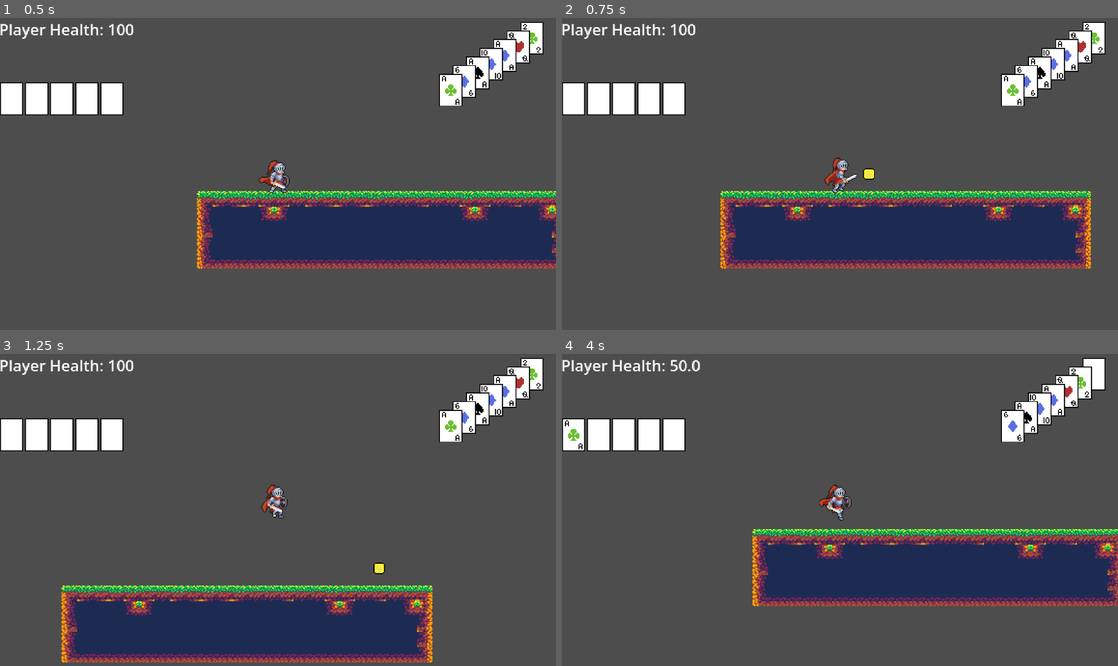
Above: before the commit, frames 1-4 (two rows, left to right).
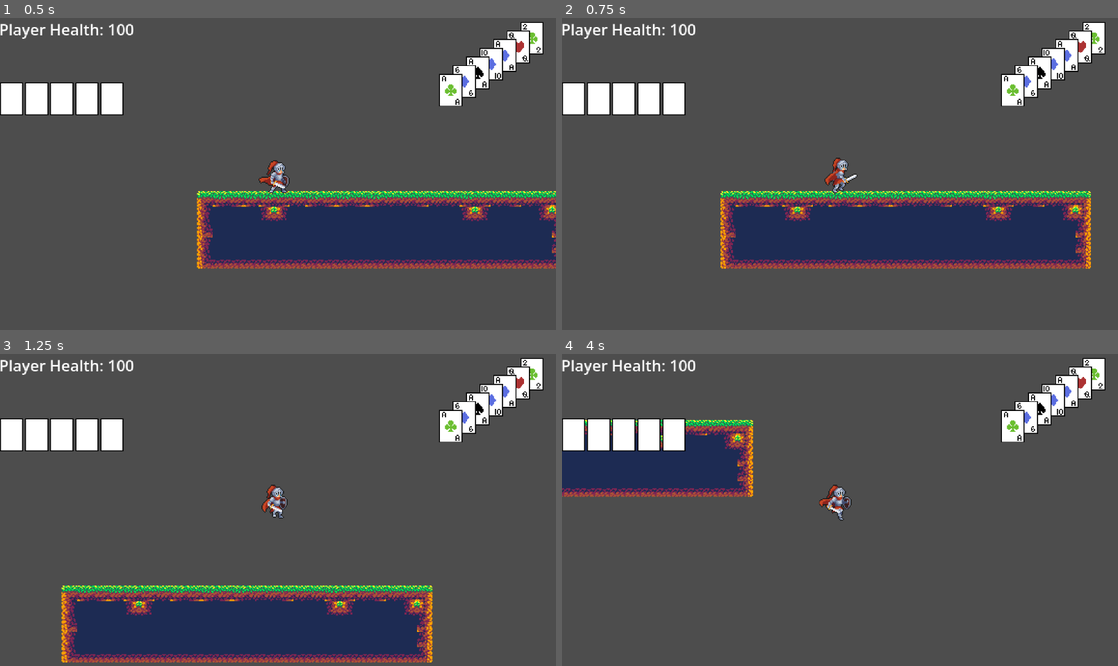
Above: after the commit, the same moments.

Repository: kli007/Bluff-All-In
Game: Godot game, scene res://main.tscn
The game is run twice, just before and just after one commit, with the same random seed, the same clock (stepped at 60 frames per second) and the same inputs.
Inputs (mouse positions are in pixels of both pictures, inside the frame that each line leads up to):
- Up to frame 1 (0.5 s): no input
- Up to frame 2 (0.75 s): tap Enter (Showdown) at 0.5 s; move the mouse to (962, 158) at 0.52 s; hold D (Move_Right) from 0.53 s (still down); hold . (Trick) from 0.53 s (still down)
- Up to frame 3 (1.25 s): keep holding D (Move_Right); keep holding . (Trick); tap Space (Move_Jump) at 0.77 s
- Up to frame 4 (4 s): move the mouse to (728, 525) at 1.27 s; release . (Trick) at 1.28 s; tap , (Attack) at 1.35 s; tap Space (Move_Jump) at 1.52, 3.02, 3.77 s; tap . (Trick) at 1.55, 3.05, 3.8 s; move the mouse to (895, 441) at 2.02 s; release D (Move_Right) at 2.03 s; hold A (Move_Left) 2.03-2.78 s; hold . (Trick) 2.03-2.78 s; tap Shift (Burn) at 2.1 s; move the mouse to (812, 572) at 2.77 s; hold D (Move_Right) from 2.78 s (still down); tap Delete (Delete) at 2.85 s; move the mouse to (1006, 556) at 3.52 s; press the mouse at (1006, 556) at 3.53 s

Frame 1 is identical in both runs. In frame 2, less than 0.1% of the frame differs, in the area x 54-57%, y 48-52%; in frame 3, less than 0.1%; in frame 4, 23%, in the area x 0-100%, y 1-81%.
Error after the commit: Attempt to call function 'changeHealth' in base 'null instance' on a null instance. (res://Area/killzone.gd:5)

Commit message:
created basic reload mechanic

Diff:
--- a/Player/Player.tscn
+++ b/Player/Player.tscn
@@ -116,9 +116,14 @@
 [node name="Player" type="CharacterBody2D" unique_id=789404969]
 script = ExtResource("1_kpjcp")
 
-[node name="Health" type="Node" parent="." unique_id=819642966]
+[node name="HealthManager" type="Node" parent="." unique_id=819642966]
 script = ExtResource("2_ddoul")
 health = null
+
+[node name="DeckManager" type="Node" parent="." unique_id=1570210766]
+script = ExtResource("3_kne1u")
+
+[node name="ProjectileManager" type="Node" parent="." unique_id=1281690732]
 
 [node name="Sprite2D" type="Sprite2D" parent="." unique_id=2086113604]
 texture = ExtResource("2_kpjcp")
@@ -132,9 +137,6 @@
 [node name="AnimationPlayer" type="AnimationPlayer" parent="." unique_id=1926398530]
 libraries/ = SubResource("AnimationLibrary_e80uo")
 
-[node name="DeckManager" type="Node" parent="." unique_id=1570210766]
-script = ExtResource("3_kne1u")
-
 [node name="AttackTimer" type="Timer" parent="." unique_id=2107694017]
 
 [node name="DashTimer" type="Timer" parent="." unique_id=25833316]
--- a/Player/player.gd
+++ b/Player/player.gd
@@ -6,7 +6,7 @@
 
 @onready var animNode: Node = $AnimationPlayer
 @onready var deckNode: Node = $DeckManager
-@onready var health: Node = $Health
+@onready var health: Node = $HealthManager
 @onready var burnTime: Node = $BurnTimer
 
 @onready var pendNodes: Array = get_node('/root/Main/HUD/PendCardsControl/PendCards').get_children()
@@ -30,7 +30,9 @@
 
 var currentTrick = {'rank': 'Increase', 'suit': ''}
 
-var projectileCount: int = 0
+var projectileCount: int = 0 # can be changed later
+var currentProjTime: float = 0.0
+var justReloaded: bool = false
 
 func _ready() -> void:
 	setPendCard()
@@ -42,7 +44,7 @@
 	if not is_on_floor():
 		velocity += get_gravity() * delta
 
-	controls()
+	controls(delta)
 
 	if isBurnDashing:
 		velocity.x = lastDirection * DashSpeed
@@ -106,7 +108,7 @@
 		attack = false
 
 
-func controls() -> void:
+func controls(deltaTime: float) -> void:
 	if not isBurnDashing:
 		direction = Input.get_axis("Move_Left", "Move_Right")
 
@@ -125,12 +127,27 @@
 			attack = true
 			animNode.play("Attack_1")
 			isActioning = true
-		if Input.is_action_just_pressed("Trick") and not isActioning:
-			create_projectile(lastDirection)
-			if projectileCount >= MAX_PROJ_COUNT:
-				trickCards()
-				projectileCount = 0
+
+		if Input.is_action_just_pressed("Trick") and projectileCount and not isActioning:
+			if projectileCount > 0:
+				create_projectile(lastDirection)
+				if projectileCount == 0:
+					trickCards()
 			isActioning = true
+
+
+		if Input.is_action_pressed("Trick") and not justReloaded:
+			currentProjTime += deltaTime
+			if currentProjTime >= 4.0:
+				justReloaded = true
+				print('reload')
+
+		if Input.is_action_just_released("Trick"):
+			if justReloaded:
+				projectileCount = MAX_PROJ_COUNT
+				currentProjTime = 0.0
+				justReloaded = false
+
 
 	if CardData.checkSpace(playedNodes) <= HEAL_BURN_MINIMUM:
 		if Input.is_action_just_pressed("Burn") and Input.is_action_pressed("Temp") and not isActioning:
@@ -165,11 +182,10 @@
 func respawn(location: Vector2) -> void:
 	position = location
 
-func create_projectile(direction: float):
-	var Proj = get_parent().get_node("ProjectileManager")
+func create_projectile(player_dir: float):
+	var Proj = get_parent().get_node("ProjectileGroup")
 	var new_projectile = projectile.instantiate()
-	#new_projectile.scale = Vector2(0.2, 0.2)
 	new_projectile.global_position = global_position
-	new_projectile.lock_on_to_player(direction, self, Proj)
+	new_projectile.lock_on_to_player(player_dir, self, Proj)
 	Proj.call_deferred("add_child", new_projectile)
-	projectileCount += 1
+	projectileCount -= 1
--- a/Player/player_health.gd
+++ b/Player/player_health.gd
@@ -2,7 +2,7 @@
 
 var playerHealth = null
 func _ready():
-	playerHealth = get_node("/root/Main/Player/Health")
+	playerHealth = get_node("/root/Main/Player/HealthManager")
 	playerHealth.health_changed.connect(_on_player_health_changed)
 	text = str("Player Health: ", 100)
 
--- a/Player/projectile.gd
+++ b/Player/projectile.gd
@@ -10,7 +10,7 @@
 func _ready():
 	add_collision_exception_with(player)
 
-func _process(delta: float):
+func _process(_delta: float):
 	for proj in projNode.get_children():
 		add_collision_exception_with(proj)
 
@@ -19,7 +19,7 @@
 	for i in get_slide_collision_count():
 			var collision = get_slide_collision(i)
 			if(collision.get_collider().has_method("decrementHealth")):
-				var target = collision.get_collider()
+				var _target = collision.get_collider()
 				#target.decrementHealth(damage)
 				#target.knockback(direction, 500, 0.1)
 			queue_free()
--- a/main.tscn
+++ b/main.tscn
@@ -53,4 +53,4 @@
 [node name="PendCards" parent="HUD/PendCardsControl" unique_id=1641465469 instance=ExtResource("3_h2yge")]
 position = Vector2(282, 41)
 
-[node name="ProjectileManager" type="Node" parent="." unique_id=621505026]
+[node name="ProjectileGroup" type="Node" parent="." unique_id=621505026]
